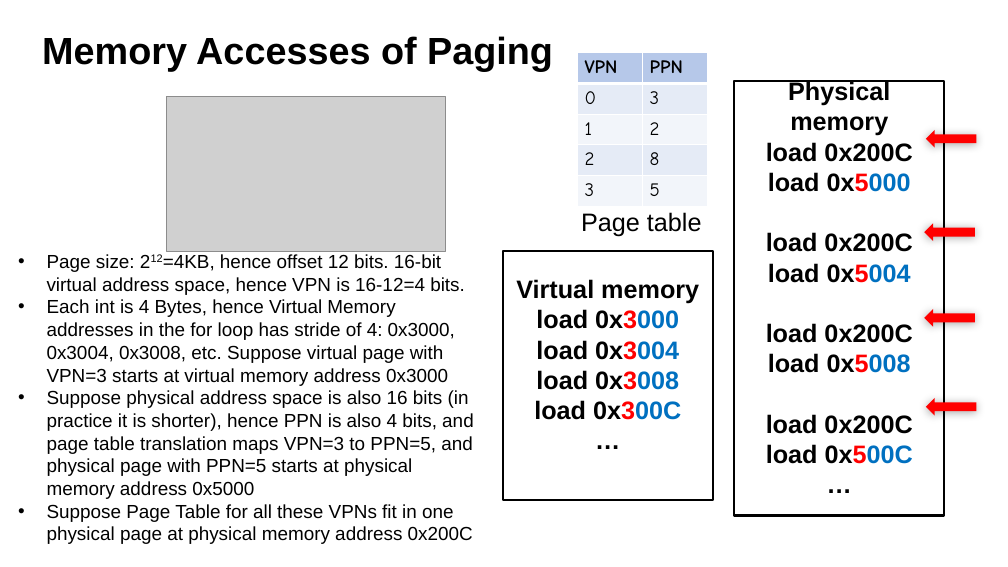
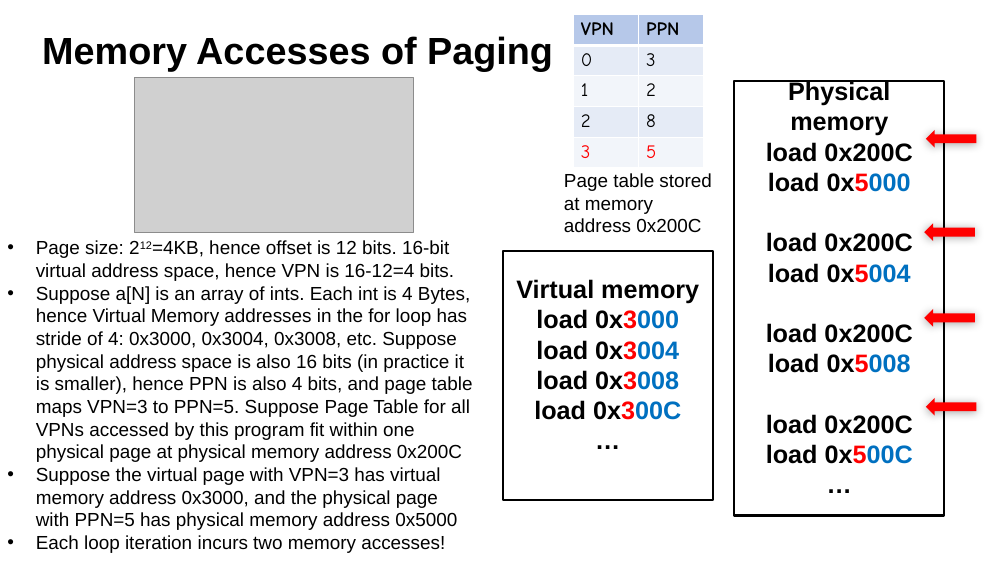
Before and after one commit to guhofstra/CSC256Fa25, a slide deck: slide 30 of PPTs/L7-Virtual Memory.pptx. Drawn at 1008x567 pixels with LibreOffice and Linux fonts; fonts in the diff are those of the drawing; grey boxes stand for pictures. Boxes give left, top, right and bottom in pixels: in the first picture for what was removed or moved away, otherwise in the second. Text is boxed around its words. In the diff, an @@ line names an element or a change of style, - is before the commit and + after.

```diff
--- a/PPTs/L7-Virtual Memory.pptx
+++ b/PPTs/L7-Virtual Memory.pptx
@@ table at [573,14,703,168] @@
@@ text colour #000000 to #FF0000 in "3", "5" @@
@@ table: place and size @@
-table at [577,53,707,206]
+table at [573,14,703,168]
@@ picture: place and size @@
-picture at [166,97,445,252]
+picture at [135,78,414,233]
@@ text at [564,173,712,233]: text changed; size 24 to 18 pt @@
-Page table
+Page table stored
+at memory
+address 0x200C
@@ text at [36,240,473,553]: text changed @@
-• Page size: 212=4KB, hence offset 12 bits. 16-bit virtual address space, hence VPN is 16-12=4 bits.
-• Each int is 4 Bytes, hence Virtual Memory addresses in the for loop has stride of 4: 0x3000, 0x3004, 0x3008, etc. Suppose virtual page with VPN=3 starts at virtual memory address 0x3000
-• Suppose physical address space is also 16 bits (in practice it is shorter), hence PPN is also 4 bits, and page table translation maps VPN=3 to PPN=5, and physical page with PPN=5 starts at physical memory address 0x5000
-• Suppose Page Table for all these VPNs fit in one physical page at physical memory address 0x200C
+• Page size: 212=4KB, hence offset is 12 bits. 16-bit virtual address space, hence VPN is 16-12=4 bits.
+• Suppose a[N] is an array of ints. Each int is 4 Bytes, hence Virtual Memory addresses in the for loop has stride of 4: 0x3000, 0x3004, 0x3008, etc. Suppose physical address space is also 16 bits (in practice it is smaller), hence PPN is also 4 bits, and page table maps VPN=3 to PPN=5. Suppose Page Table for all VPNs accessed by this program fit within one physical page at physical memory address 0x200C
+• Suppose the virtual page with VPN=3 has virtual memory address 0x3000, and the physical page with PPN=5 has physical memory address 0x5000
+• Each loop iteration incurs two memory accesses!
```
Also in this commit, not shown: 27 other slides changed, 6 slides added, 3 slides removed, 35 other files.
